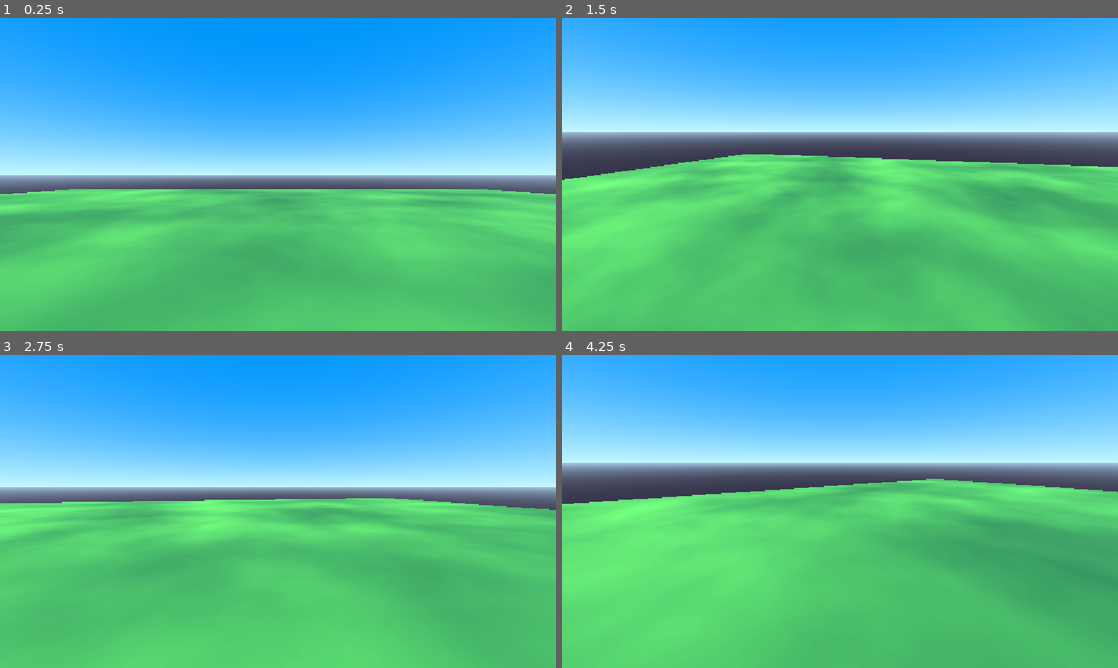
Above: before the commit, frames 1-4 (two rows, left to right).
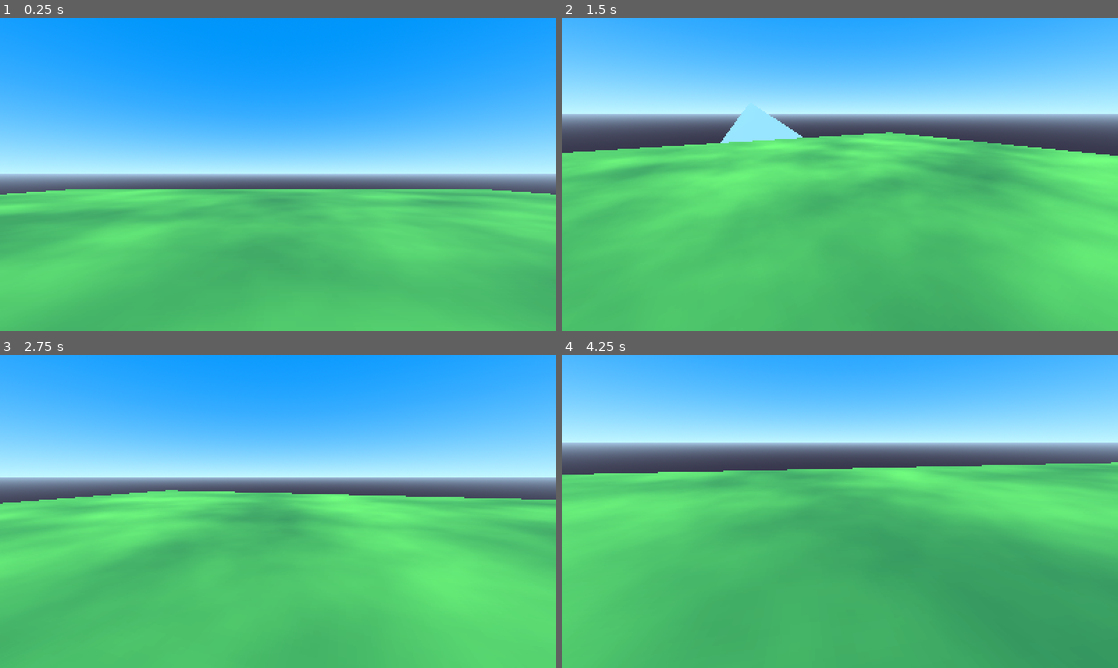
Above: after the commit, the same moments.

Repository: shriramters/geriyero
Game: Godot game, scene res://Sample.tscn
Two runs of this game, one before a commit and one after it. Both use one fixed random seed, a clock stepped at 60 frames per second and the inputs below.
Inputs (mouse positions are in pixels of both pictures, inside the frame that each line leads up to):
- Up to frame 1 (0.25 s): no input
- Up to frame 2 (1.5 s): tap Enter at 0.5 s; move the mouse to (962, 158) at 0.52 s; hold D (right) 0.53-1.28 s; hold Shift (walk) 0.53-1.28 s; click (962, 158) at 0.67 s; tap Space (jump) at 0.77 s; move the mouse to (812, 174) at 1.27 s; hold W (up) from 1.28 s (still down); tap Shift (walk) at 1.35 s
- Up to frame 3 (2.75 s): keep holding W (up); tap Space (jump) at 1.52 s; move the mouse to (289, 505) at 2.02 s; hold Shift (walk) from 2.03 s (still down)
- Up to frame 4 (4.25 s): keep holding W (up); move the mouse to (834, 517) at 2.77 s; release Shift (walk) at 2.78 s; tap Shift (walk) at 2.85 s; tap Space (jump) at 3.02, 3.77 s; move the mouse to (878, 514) at 3.52 s; hold Shift (walk) from 3.53 s (still down)

The runs differ from the first frame. In frame 1, 0.5% of the frame differs, in the area x 0-100%, y 49-57%; in frame 2, 45%; in frame 3, 25%; in frame 4, 63%, in the area x 0-100%, y 2-100%.

Commit message:
Add advanced air, ground movements
Add advanced air movement for bhop and advanced ground control for
surf. Also adds a ramp to test out surf in the Sample scene.

The human_made label is also replaced with a higher res version

Diff:
--- a/FPSController/FPSController.gd
+++ b/FPSController/FPSController.gd
@@ -7,12 +7,22 @@
 @export var look_sensitivity: float = 0.006
 @export var jump_velocity:= 6.0
 @export var auto_bhop := true
-@export var walk_speed := 4.0
-@export var sprint_speed := 8.5
 
 const HEADBOB_MOVE_AMOUNT = 0.06
 const HEADBOB_FREQUENCY = 2.4
 var headbob_time := 0.0
+
+# Air movement settings
+@export var air_cap := 0.85
+@export var air_accel := 800.0
+@export var air_move_speed := 500.0
+
+# Ground movement settings
+@export var walk_speed := 4.0
+@export var sprint_speed := 8.5
+@export var ground_accel := 14.0
+@export var ground_decel := 10
+@export var ground_friction := 6.0
 
 var wish_dir := Vector3.ZERO
 
@@ -44,12 +54,59 @@
 		0
 	)
 
+func clip_velocity(normal: Vector3, overbounce : float, delta: float) -> void:
+	# for CS Surf
+	var backoff := self.velocity.dot(normal) * overbounce
+	if backoff >= 0: return
+	var change := normal * backoff
+	self.velocity -= change
+
+	var adjust := self.velocity.dot(normal)
+	if adjust < 0.0:
+		self.velocity -= normal*adjust
+
+func is_surface_too_steep(normal: Vector3) -> bool:
+	var max_slop_ang_dot = Vector3(0,1,0).rotated(Vector3(1.0,0,0), self.floor_max_angle).dot(Vector3(0,1,0))
+	if normal.dot(Vector3(0,1,0)) < max_slop_ang_dot:
+		return true
+	return false
+
 func _handle_air_physics(delta: float) -> void:
 	self.velocity.y -= ProjectSettings.get_setting("physics/3d/default_gravity") * delta
 
+	# Classic air movement recipe
+	var cur_speed_in_wish_dir = self.velocity.dot(wish_dir)
+	var capped_speed = min((air_move_speed * wish_dir).length(), air_cap)
+	var add_speed_till_cap = capped_speed - cur_speed_in_wish_dir
+
+	if add_speed_till_cap > 0:
+		var accel_speed = air_accel * air_move_speed * delta
+		accel_speed = min(accel_speed, add_speed_till_cap)
+		self.velocity += accel_speed * wish_dir
+
+	if is_on_wall():
+		if is_surface_too_steep(get_wall_normal()):
+			self.motion_mode = CharacterBody3D.MOTION_MODE_FLOATING
+		else:
+			self.motion_mode = CharacterBody3D.MOTION_MODE_GROUNDED
+		clip_velocity(get_wall_normal(), 1, delta) # Allows surf
+
 func _handle_ground_physics(delta: float) -> void:
-	self.velocity.x = wish_dir.x * get_move_speed()
-	self.velocity.z = wish_dir.z * get_move_speed()
+	var cur_speed_in_wish_dir = self.velocity.dot(wish_dir)
+	var add_speed_till_cap = get_move_speed() - cur_speed_in_wish_dir
+	if add_speed_till_cap > 0:
+		var accel_speed = ground_accel * delta * get_move_speed()
+		accel_speed = min(accel_speed, add_speed_till_cap)
+		self.velocity += accel_speed * wish_dir
+
+	# Apply friction
+	var control = max(self.velocity.length(), ground_decel)
+	var drop = control * ground_friction * delta
+	var new_speed = max(self.velocity.length() - drop, 0.0)
+	if self.velocity.length() > 0:
+		new_speed /= self.velocity.length()
+	self.velocity *= new_speed
+
 	_headbob_effect(delta)
 
 func _physics_process(delta: float) -> void:
--- a/Sample.tscn
+++ b/Sample.tscn
@@ -30,6 +30,13 @@
 [sub_resource type="StandardMaterial3D" id="StandardMaterial3D_6n8ij"]
 albedo_texture = SubResource("NoiseTexture2D_eb2wh")
 
+[sub_resource type="Curve3D" id="Curve3D_eb2wh"]
+_data = {
+"points": PackedVector3Array(5.7183206e-07, 102.505775, -56.897602, -5.7183206e-07, -102.505775, 56.897602, -0.02108097, -0.025252342, 0.0622406, 0, -2.3442383, -106.51606, 0, 2.3442383, 106.51606, -6.4898806, -102.38452, 202.30225),
+"tilts": PackedFloat32Array(0, 0)
+}
+point_count = 2
+
 [node name="Sample" type="Node3D" unique_id=1546403752]
 
 [node name="WorldEnvironment" type="WorldEnvironment" parent="." unique_id=572805878]
@@ -48,3 +55,22 @@
 use_collision = true
 size = Vector3(50, 0.2, 50)
 material = SubResource("StandardMaterial3D_6n8ij")
+
+[node name="Path3D" type="Path3D" parent="." unique_id=1378125023]
+transform = Transform3D(10, 0, 0, 0, 10, 0, 0, 0, 10, 0, 0, 24.312466)
+curve = SubResource("Curve3D_eb2wh")
+
+[node name="CSGPolygon3D" type="CSGPolygon3D" parent="Path3D" unique_id=1362332544]
+use_collision = true
+polygon = PackedVector2Array(0, 0, 0.5, 1, 1, 0)
+mode = 2
+path_node = NodePath("..")
+path_interval_type = 0
+path_interval = 1.0
+path_simplify_angle = 0.0
+path_rotation = 2
+path_rotation_accurate = false
+path_local = true
+path_continuous_u = true
+path_u_distance = 1.0
+path_joined = false
--- a/project.godot
+++ b/project.godot
@@ -17,6 +17,8 @@
 
 [display]
 
+window/size/viewport_width=1600
+window/size/viewport_height=900
 window/stretch/mode="canvas_items"
 window/stretch/aspect="expand"
 
Binary file changed: docs/human_made.png
